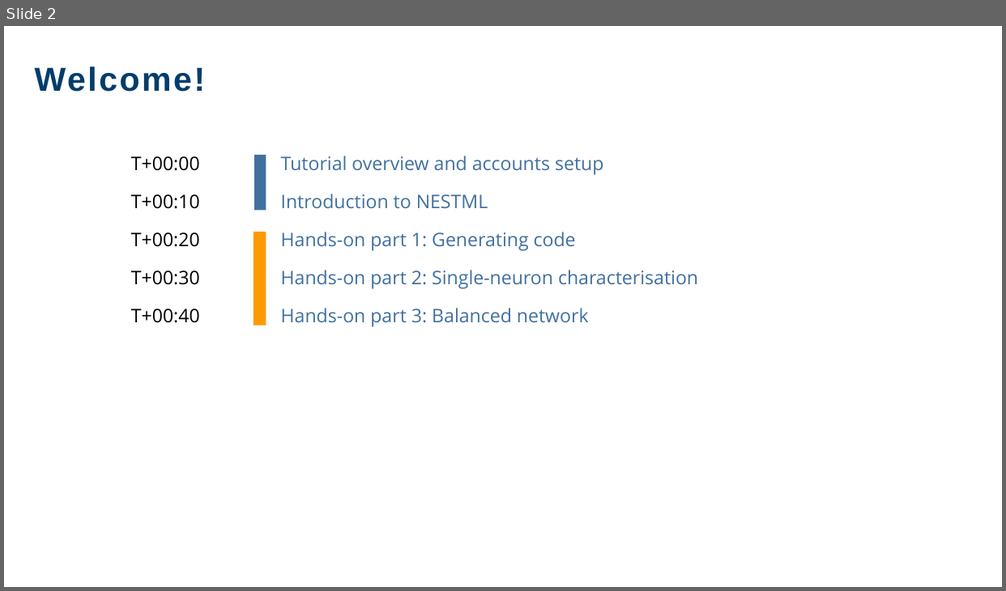
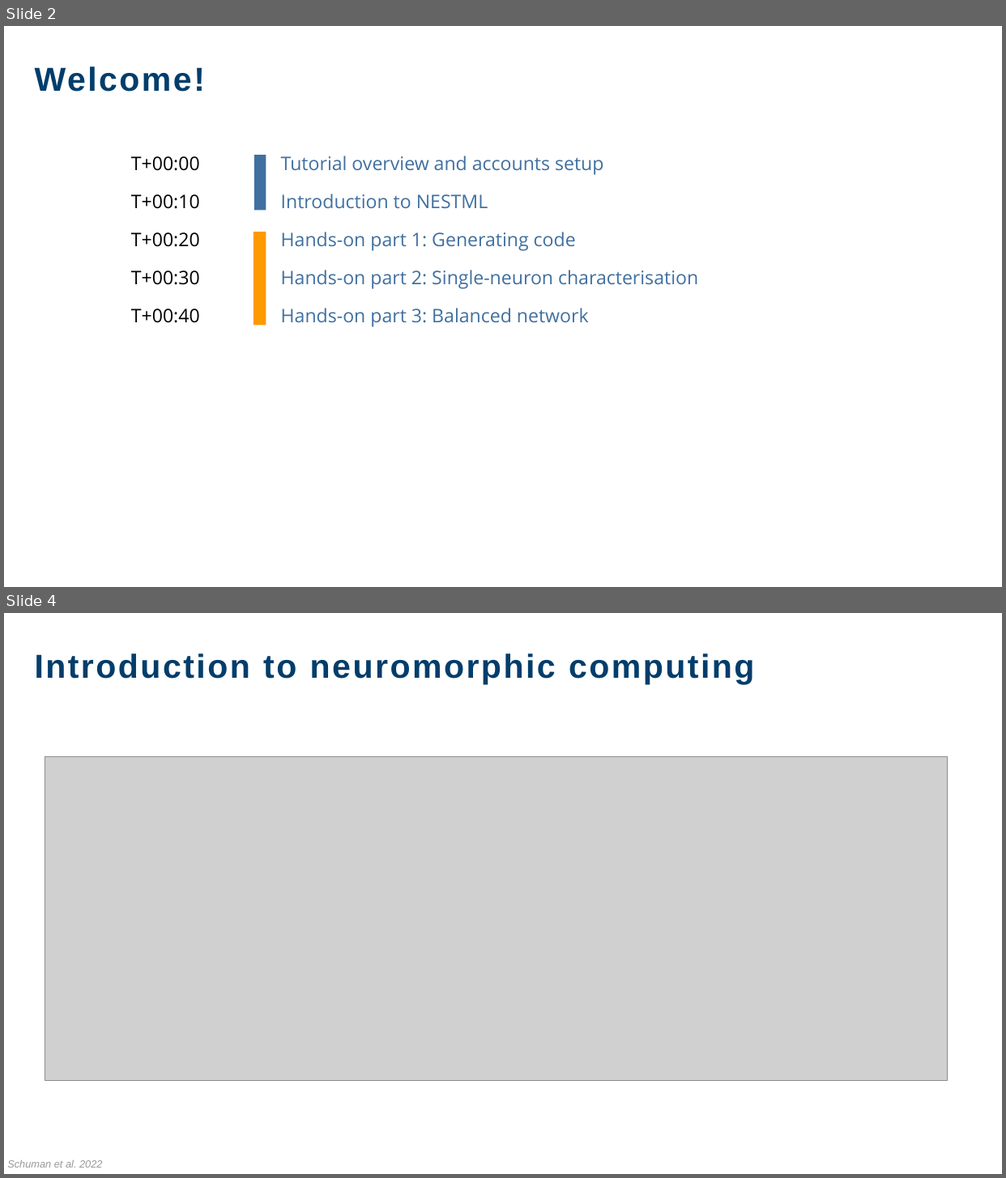
Before and after one commit to clinssen/ebrains-nestml-spinnaker, a slide deck: spinnaker-ebrains-at-NEST-Conference-2026.pptx. Shown one above the other, each under a label of ours: slide 2 before the commit, slides 2 and 4 after it; the slides between them are not shown. The pictures are 1006x591 and 1006x1178 pixels, drawn with LibreOffice and Linux fonts; fonts in the diff are those of the drawing; grey boxes stand for pictures; background and template pictures are left out. Boxes give left, top, right and bottom in pixels: in the first picture for what was removed or moved away, otherwise in the second. Text is boxed around its words. In the diff, an @@ line names an element or a change of style, - is before the commit and + after.

```diff
--- a/spinnaker-ebrains-at-NEST-Conference-2026.pptx
+++ b/spinnaker-ebrains-at-NEST-Conference-2026.pptx
@@ slide 4 added at (4,613,1002,1174), background #FFFFFF @@
@@ text added at (35,653,754,685), 32 pt, text #023D6B, bold @@
+Introduction to neuromorphic computing
@@ picture added at (45,756,948,1081) @@
@@ text added at (7,1161,102,1168), 10 pt, text #999999, italic @@
+Schuman et al. 2022
```
Also in this commit, not shown: 4 other slides changed, 6 other slides added, 1 slide removed, 2 other files.
